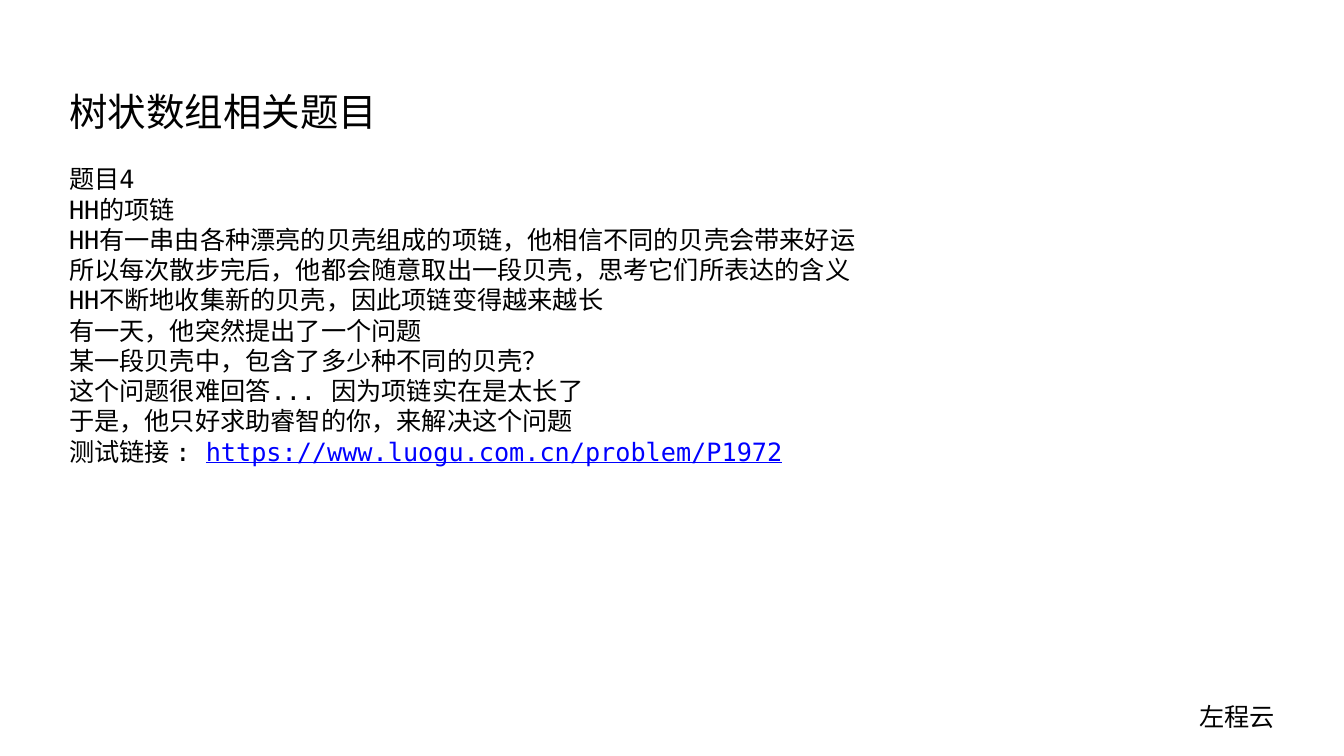
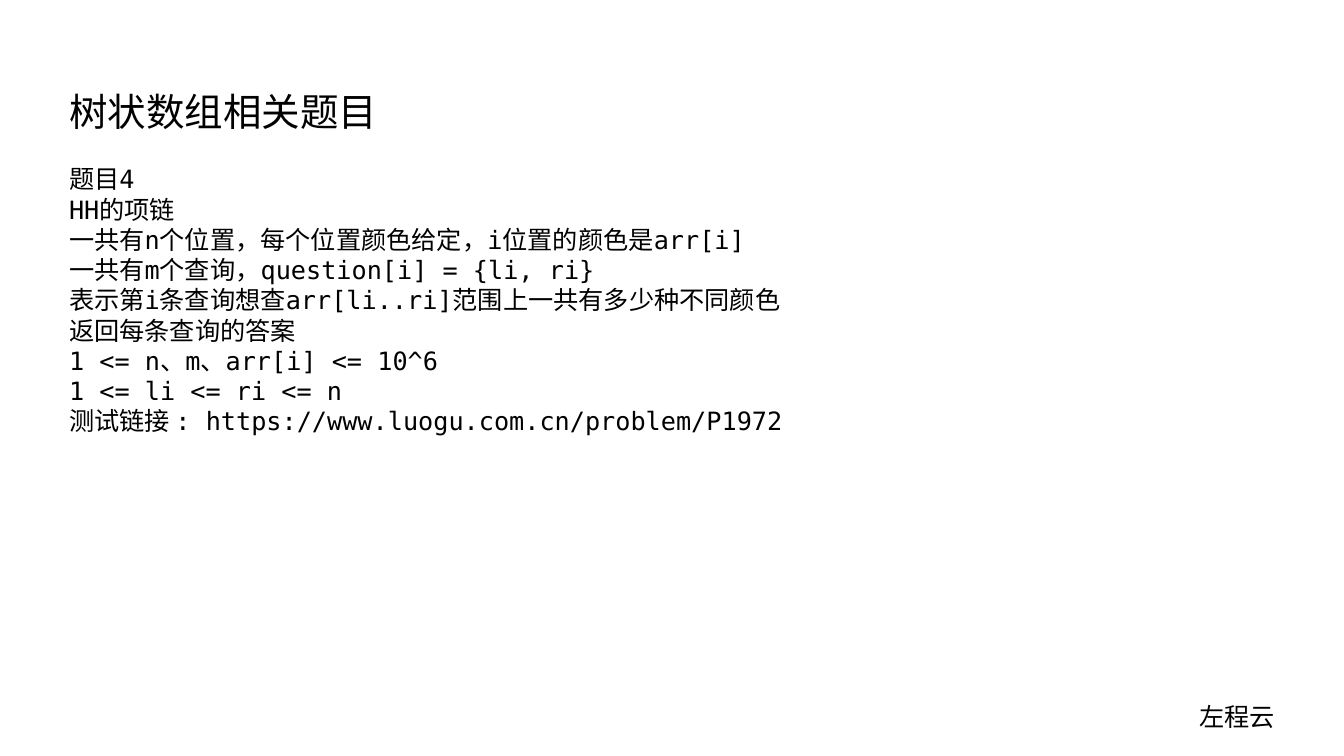
Before and after one commit to algorithmzuo/algorithm-journey, a slide deck: slide 5 of ppt/算法讲解109【扩展】树状数组相关题目.pptx. Drawn at 1344x756 pixels with LibreOffice and Linux fonts; fonts in the diff are those of the drawing. Boxes give left, top, right and bottom in pixels: in the first picture for what was removed or moved away, otherwise in the second. Text is boxed around its words. In the diff, an @@ line names an element or a change of style, - is before the commit and + after.

```diff
--- a/ppt/算法讲解109【扩展】树状数组相关题目.pptx
+++ b/ppt/算法讲解109【扩展】树状数组相关题目.pptx
@@ text at box(69, 227, 780, 400): text changed @@
-HH有一串由各种漂亮的贝壳组成的项链，他相信不同的贝壳会带来好运
-所以每次散步完后，他都会随意取出一段贝壳，思考它们所表达的含义
-HH不断地收集新的贝壳，因此项链变得越来越长
-有一天，他突然提出了一个问题
-某一段贝壳中，包含了多少种不同的贝壳？
-这个问题很难回答... 因为项链实在是太长了
-于是，他只好求助睿智的你，来解决这个问题
+一共有n个位置，每个位置颜色给定，i位置的颜色是arr[i]
+一共有m个查询，question[i] = {li, ri}
+表示第i条查询想查arr[li..ri]范围上一共有多少种不同颜色
+返回每条查询的答案
+1 <= n、m、arr[i] <= 10^6
+1 <= li <= ri <= n
@@ text at box(69, 409, 782, 436): text colour #0000FF to #000000, underline off in "https://www.luogu.com.cn/problem/P1972" @@
```
Also in this commit, not shown: 1 other file.
